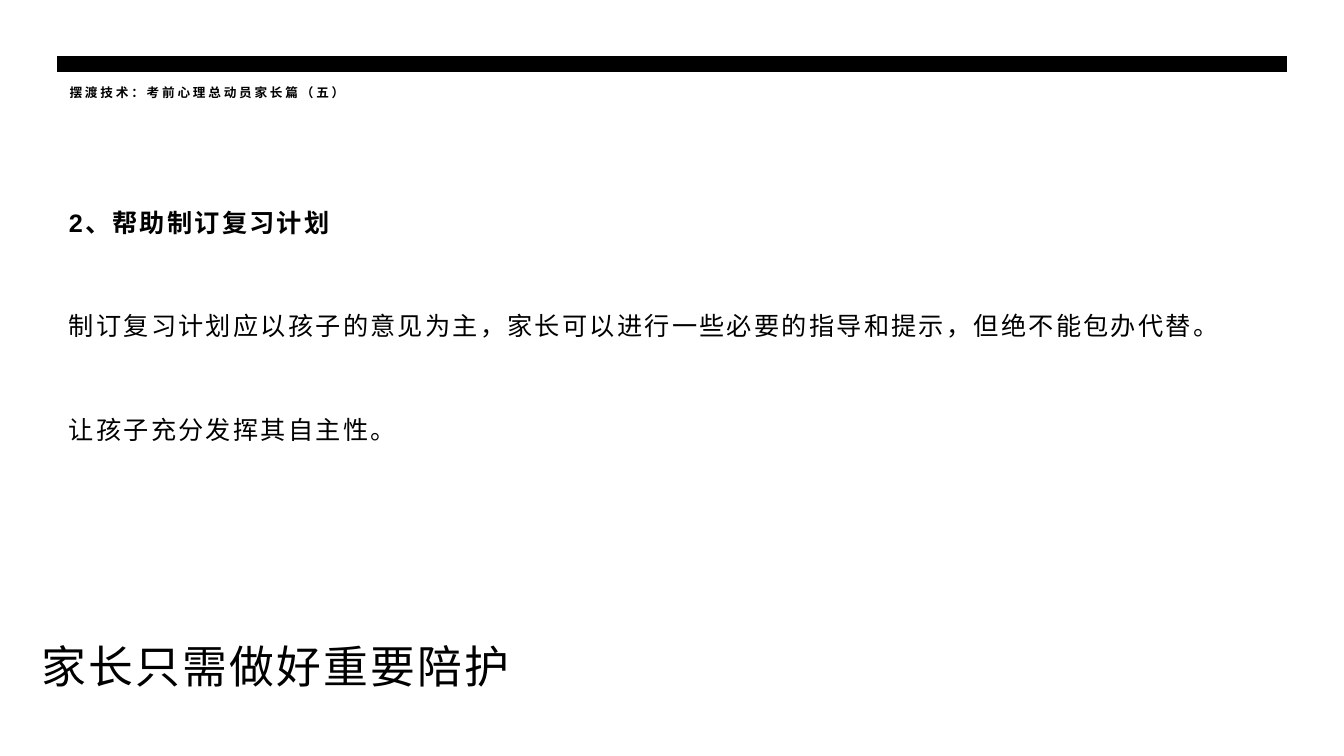
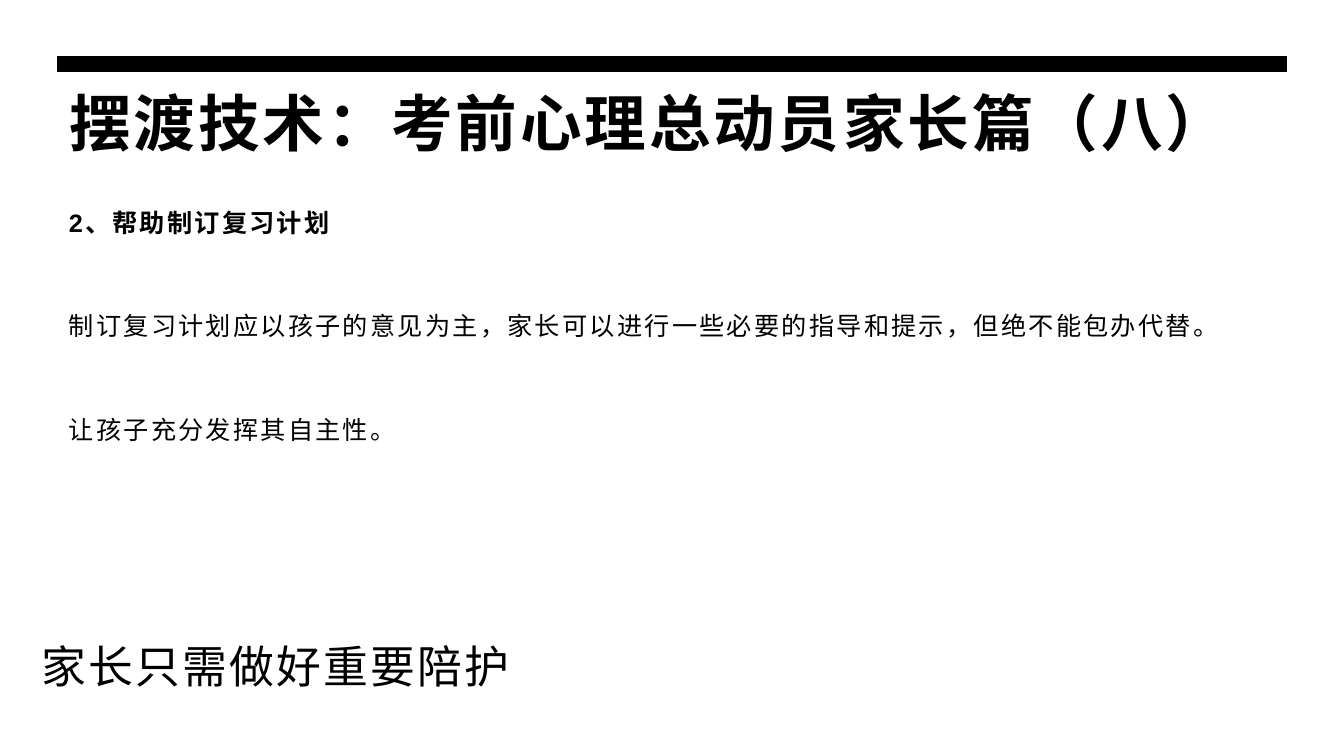
Before and after one commit to panxibei/writing, a slide deck: slide 9 of 44_心理学/30_浥尘伙伴社团原创：中高考音乐减压心理训练/PPT制作素材/浥尘伙伴社团原创：中高考音乐减压心理训练.pptx. Drawn at 1344x756 pixels with LibreOffice and Linux fonts; fonts in the diff are those of the drawing. Boxes give left, top, right and bottom in pixels: in the first picture for what was removed or moved away, otherwise in the second. Text is boxed around its words. In the diff, an @@ line names an element or a change of style, - is before the commit and + after.

```diff
--- a/44_心理学/30_浥尘伙伴社团原创：中高考音乐减压心理训练/PPT制作素材/浥尘伙伴社团原创：中高考音乐减压心理训练.pptx
+++ b/44_心理学/30_浥尘伙伴社团原创：中高考音乐减压心理训练/PPT制作素材/浥尘伙伴社团原创：中高考音乐减压心理训练.pptx
@@ title at bbox=[70, 93, 1227, 152]: text changed; size 9 to 44 pt @@
-摆渡技术：考前心理总动员家长篇（五）
+摆渡技术：考前心理总动员家长篇（八）
```
Also in this commit, not shown: 32 other slides changed.
